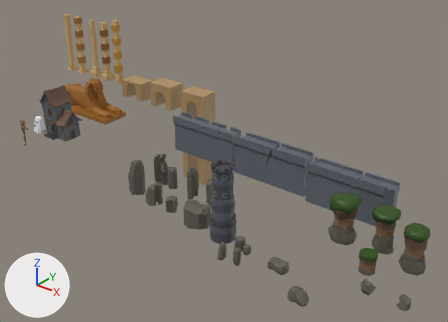
The FBX model Assets/ForRedact_Prefabs/PARK/DARK/MemyGowna.fbx as it was, and as the next commit left it.
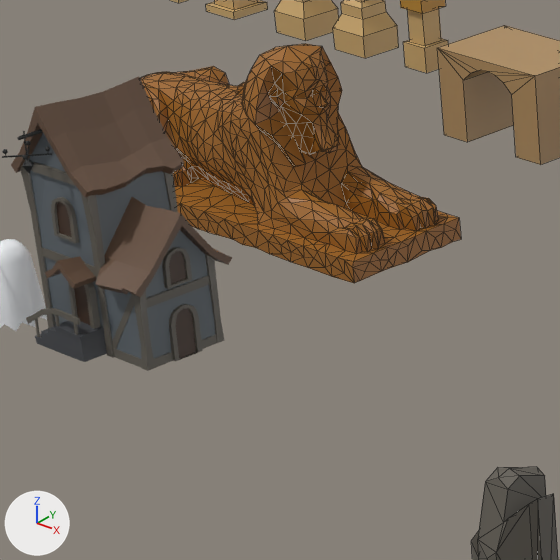
Each version is shown whole from a 50 mm camera at (105.8, -64.8, 46.5) aimed at (41.5, 15.6, -3.3), then close up on the part from 8% to 32% of the width and 22% to 55% of the height. Lighting does not change. The marker at lower left points along +X, +Y and +Z. The last two pictures show the newer version. The close-ups show mesh edges as thin lines. Where no turn or scale is listed for an object, it has been applied to the vertices.

The older version as bpy lines, for what is in view:
```python
me_cube_018 = bpy.data.meshes.new('Cube.018')
me_cube_018.from_pydata(...)  # 80 vertices, 78 faces; spans x -0.7..0.7, y -0.7..0.7, z 0.0..14.44
me_cube_018.materials.append(mat_abobka)  # picture img_palette_export_png
me_cube_049 = bpy.data.meshes.new('Cube.049')
me_cube_049.from_pydata(...)  # 72 vertices, 70 faces; spans x -1.02..1.02, y -1.02..1.02, z 0.0..13.44
me_cube_049.materials.append(mat_abobka)  # picture img_palette_export_png
me_sphinxcrystalpalacepark02 = bpy.data.meshes.new('SphinxCrystalPalacePark02')
me_sphinxcrystalpalacepark02.from_pydata(...)  # 1003 vertices, 2002 faces; spans x -8.8..9.7, y -3.0..3.0, z -0.1..8.1
me_sphinxcrystalpalacepark02.materials.append(mat_abobka)  # picture img_palette_export_png
ob_sm_dungeon_distance_prop_jfg_4 = bpy.data.objects.new('SM_Dungeon_Distance_Prop_JFG_4', me_cube_049)
ob_sm_dungeon_distance_prop_jfg_4.location = (-3.04, 27.58, 0.0)
ob_sm_dungeon_distance_prop_jfg_5 = bpy.data.objects.new('SM_Dungeon_Distance_Prop_JFG_5', me_cube_018)
ob_sm_dungeon_distance_prop_jfg_5.location = (0.96, 27.58, 0.01)
ob_sphinxcrystalpalacepark02 = bpy.data.objects.new('SphinxCrystalPalacePark02', me_sphinxcrystalpalacepark02)
ob_sphinxcrystalpalacepark02.location = (2.02, 16.3, -3.09)
# also in view: 'SM_Dungeon_Distance_Prop_JFG_3' at (-7.0, 27.6, 6.7); 'SM_Dungeon_Distance_Prop_JFG_2' at (-12.0, 27.6, 6.7); 'Ghost' at (8.2, 0.0, 0.4); 'Fantasy_House_6' at (14.9, -0.4, 4.6); 'Cube.029' at (33.6, 1.0, -3.4)
```
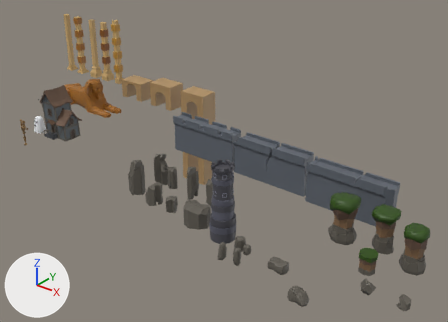
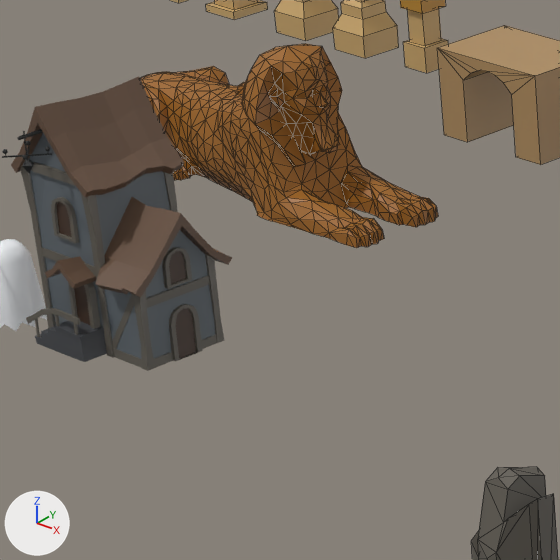
Location of each change, [x1, y1, x2, y2] in pixels of the close-ups (560 x 560 px; the box of a moved part takes in the faces that stretch with it):
'SphinxCrystalPalacePark02', reshaped (7% narrower, 15% shorter): before [140, 44, 461, 283]; after [140, 44, 438, 248]
part 1 of me_sphinxcrystalpalacepark02, moved or reshaped: before [173, 166, 461, 283]; after [173, 166, 438, 248]

Edits to the bpy script that builds the scene:
```text
Change me_sphinxcrystalpalacepark02:
    used by ob_sphinxcrystalpalacepark02; location = (2.02, 16.3, -3.09)
    remove me_sphinxcrystalpalacepark02.from_pydata(...)  # 1003 vertices, 2002 faces; spans x -8.8..9.7, y -3.0..3.0, z -0.1..8.1
    add me_sphinxcrystalpalacepark02.from_pydata(...)  # 869 vertices, 1457 faces; spans x -8.6..9.5, y -2.6..2.4, z 1.2..8.1
    me_sphinxcrystalpalacepark02 part 1: 312 vertices removed from x -8.8..9.7, y -3.0..3.0, z -0.1..1.1; 178 vertices added at x -8.5..9.5, y -2.5..2.4, z 1.2
```
